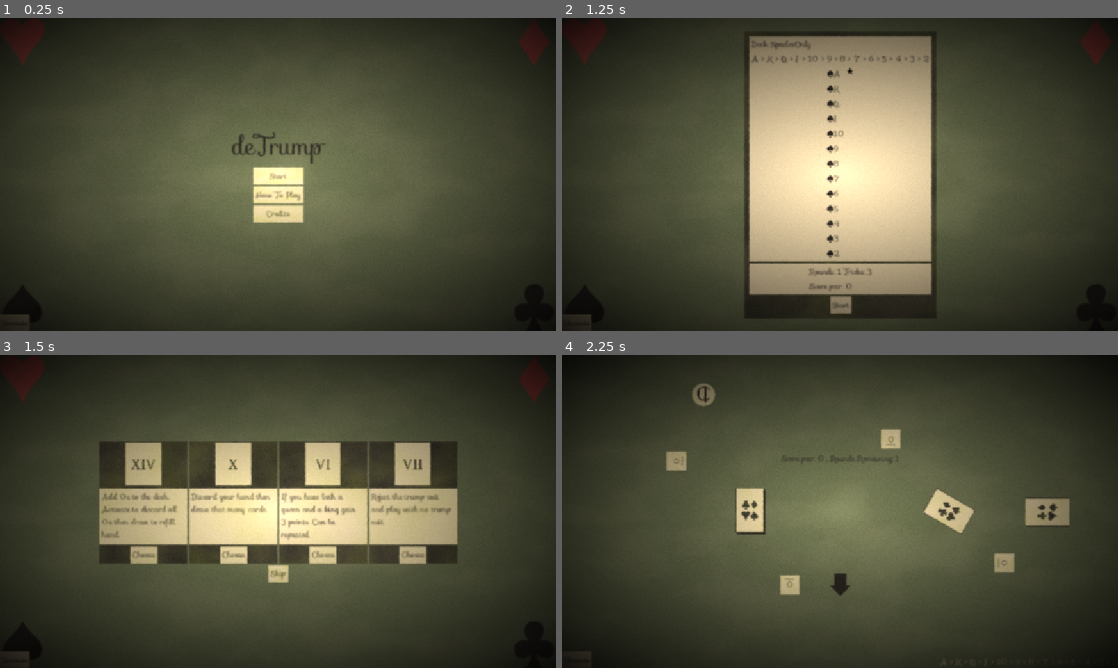
Above: before the commit, frames 1-4 (two rows, left to right).
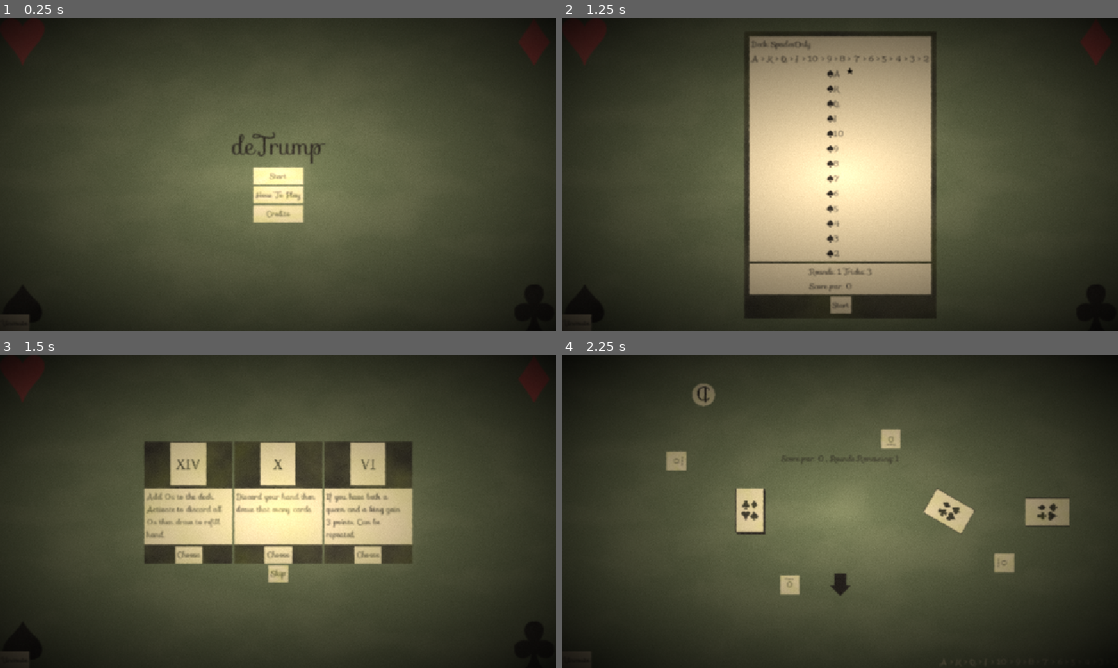
Above: after the commit, the same moments.

Repository: CMurtagh-LGTM/brackeys25.2
Game: Godot game, scene res://Main.tscn
The game is run twice, just before and just after one commit, with the same random seed, the same clock (stepped at 60 frames per second) and the same inputs.
Inputs:
- Up to frame 1 (0.25 s): no input
- Up to frame 2 (1.25 s): click "Start" at 0.5 s
- Up to frame 3 (1.5 s): click "Start" at 1.25 s
- Up to frame 4 (2.25 s): click "Skip" at 2 s

Frames 1-2 are identical in both runs. In frame 3, 15% of the frame differs, in the area x 17-83%, y 27-67%; in frame 4, nothing differs.

Commit message:
tweak how before bid triumphs are chosen so they should only be valid now

Diff:
--- a/GameManager/GameManager.gd
+++ b/GameManager/GameManager.gd
@@ -212,25 +212,29 @@
 
 func _triumphs_before_bid() -> void:
 	_point_to_hand(_hand_index_to_compass(0))
-	var triumphs_before_bid: Array[Triumph] = []
 	var game_state := _calculate_triumph_game_state()
 
-	for triumph: Triumph in _triumphs:
-		if not triumph.has_before_bid(game_state):
-			continue
-		triumphs_before_bid.append(triumph)
-
-	while not triumphs_before_bid.is_empty():
-		_triumph_chooser.visible = true
+	_triumph_chooser.visible = true
+	while true:
+		var triumphs_before_bid: Array[Triumph] = []
+		for triumph: Triumph in _triumphs:
+			if not triumph.has_before_bid(game_state):
+				continue
+			triumphs_before_bid.append(triumph)
+
+		# None left
+		if triumphs_before_bid.is_empty():
+			break
+
 		var triumph: Triumph = await _triumph_chooser.choose(triumphs_before_bid, 0.75, true)
-		_triumph_chooser.visible = false
-
-		triumphs_before_bid.erase(triumph)
-
+
+		# Check skip pressed
 		if triumph != null:
 			await triumph.before_bid(game_state)
 		else:
 			break
+	_triumph_chooser.visible = false
+
 	_start_bid()
 
 func _start_bid() -> void:
--- a/Globals.gd
+++ b/Globals.gd
@@ -51,7 +51,7 @@
 
 var muted: bool = true # TODO false
 
-const forced_triumph: TriumphInfo = preload("res://Resources/Triumph/Judge.tres")
+const forced_triumph: TriumphInfo = null # preload("res://Resources/Triumph/Judge.tres")
 
 func _ready() -> void:
 	var viewport = get_viewport()
--- a/Resources/Triumph/Insomniac.tres
+++ b/Resources/Triumph/Insomniac.tres
@@ -1,7 +1,7 @@
 [gd_resource type="Resource" script_class="TriumphInfo" load_steps=5 format=3 uid="uid://tvdiakleu0k8"]
 
 [ext_resource type="Script" uid="uid://chanul83o6q5u" path="res://Triumph/TriumphInfo.gd" id="1_b2oh0"]
-[ext_resource type="Script" uid="uid://2t24lro41dkk" path="res://Triumph/TriumphAction/RejectTurnup.gd" id="1_jcflv"]
+[ext_resource type="Script" uid="uid://2t24lro41dkk" path="res://Triumph/TriumphAction/RejectTurnupAction.gd" id="1_jcflv"]
 [ext_resource type="Texture2D" uid="uid://b72gelaulxran" path="res://Assets/Characters/XVIII.svg" id="2_faxor"]
 
 [sub_resource type="Resource" id="Resource_62wwf"]
--- a/Triumph/Triumph.gd
+++ b/Triumph/Triumph.gd
@@ -6,11 +6,15 @@
 var _info: TriumphInfo
 
 var _exhausted: bool = false
+var _used: bool = false
 
 @onready var _image: Sprite2D = $Image
 
 func unexhaust() -> void:
 	_exhausted = false
+
+func end_use() -> void:
+	_used = false
 
 func apply_game_modifier(state: TriumphGameState) -> void:
 	if _info.game_modifier:
@@ -20,9 +24,10 @@
 	@warning_ignore("redundant_await")
 	await _info.action.before_bid(state)
 	_exhausted = _info.exhausts
+	_used = true
 
 func has_before_bid(state: TriumphGameState) -> bool:
-	return not _exhausted and _info.action != null and _info.action.has_before_bid(state)
+	return not _used and not _exhausted and _info.action != null and _info.action.has_before_bid(state)
 
 func description() -> String:
 	return _info.description
--- a/Triumph/TriumphAction/RejectTurnup.gd
+++ b/Triumph/TriumphAction/RejectTurnupAction.gd
@@ -1,4 +1,4 @@
-class_name RejectTurnup
+class_name RejectTurnupAction
 extends TriumphAction
 
 func before_bid(state: TriumphGameState) -> void:
Renamed: Triumph/TriumphAction/RejectTurnup.gd.uid -> Triumph/TriumphAction/RejectTurnupAction.gd.uid
